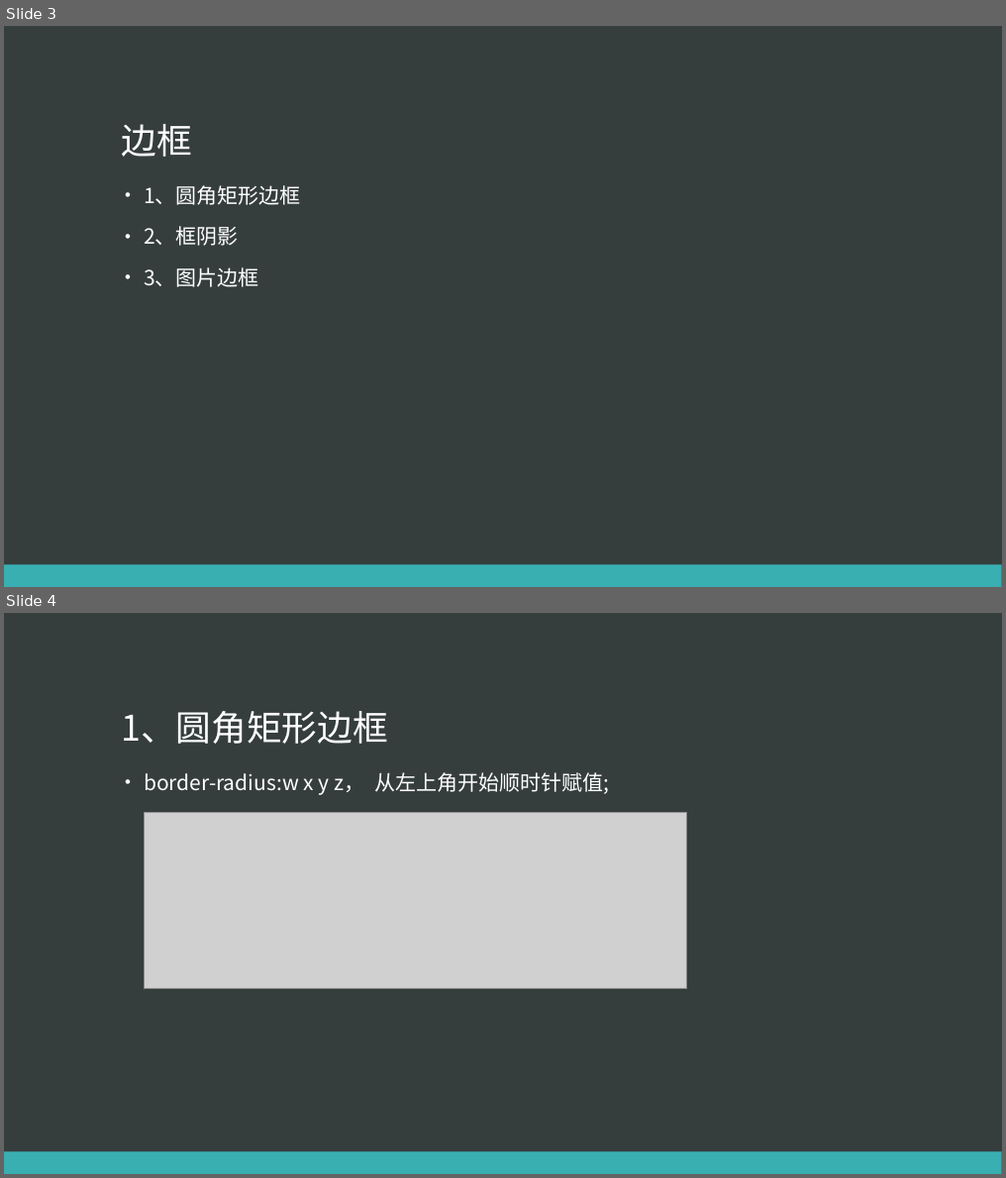
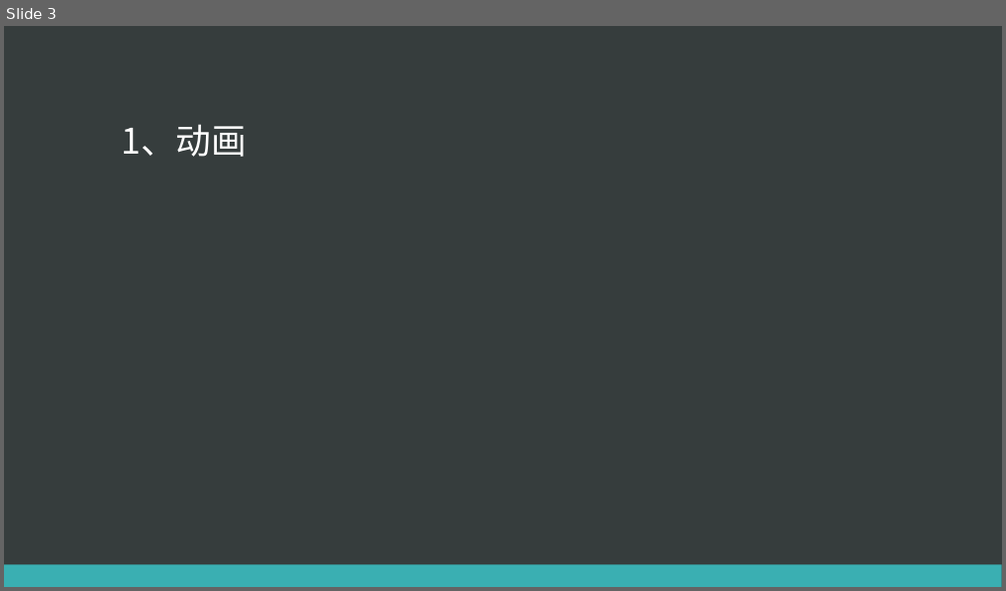
Before and after one commit to eventao/courseware, a slide deck: ppt/css3/css3-1.pptx. Shown one above the other, each under a label of ours: slides 3 and 4 before the commit, slide 3 after it. The pictures are 1006x1178 and 1006x591 pixels, drawn with LibreOffice and Linux fonts; fonts in the diff are those of the drawing; grey boxes stand for pictures. Boxes give left, top, right and bottom in pixels: in the first picture for what was removed or moved away, otherwise in the second. Text is boxed around its words. In the diff, an @@ line names an element or a change of style, - is before the commit and + after.

```diff
--- a/ppt/css3/css3-1.pptx
+++ b/ppt/css3/css3-1.pptx
@@ slide 4 removed at (4, 613, 1002, 1174), background #363D3D; not listed: 1 template element that a slide beside it also shows @@
@@ title removed at (121, 711, 387, 744) @@
-1、圆角矩形边框
@@ text removed at (144, 772, 609, 795) @@
-• border-radius:w x y z， 从左上角开始顺时针赋值;
@@ picture removed at (144, 812, 687, 989) @@
@@ slide 3 changed as well @@
@@ title at (121, 124, 247, 157): text changed @@
-边框
+1、动画
@@ text removed at (144, 185, 301, 287) @@
-• 1、圆角矩形边框
-• 2、框阴影
-• 3、图片边框
```
Also in this commit, not shown: 5 other slides changed, 3 slides added, 3 other slides removed.
